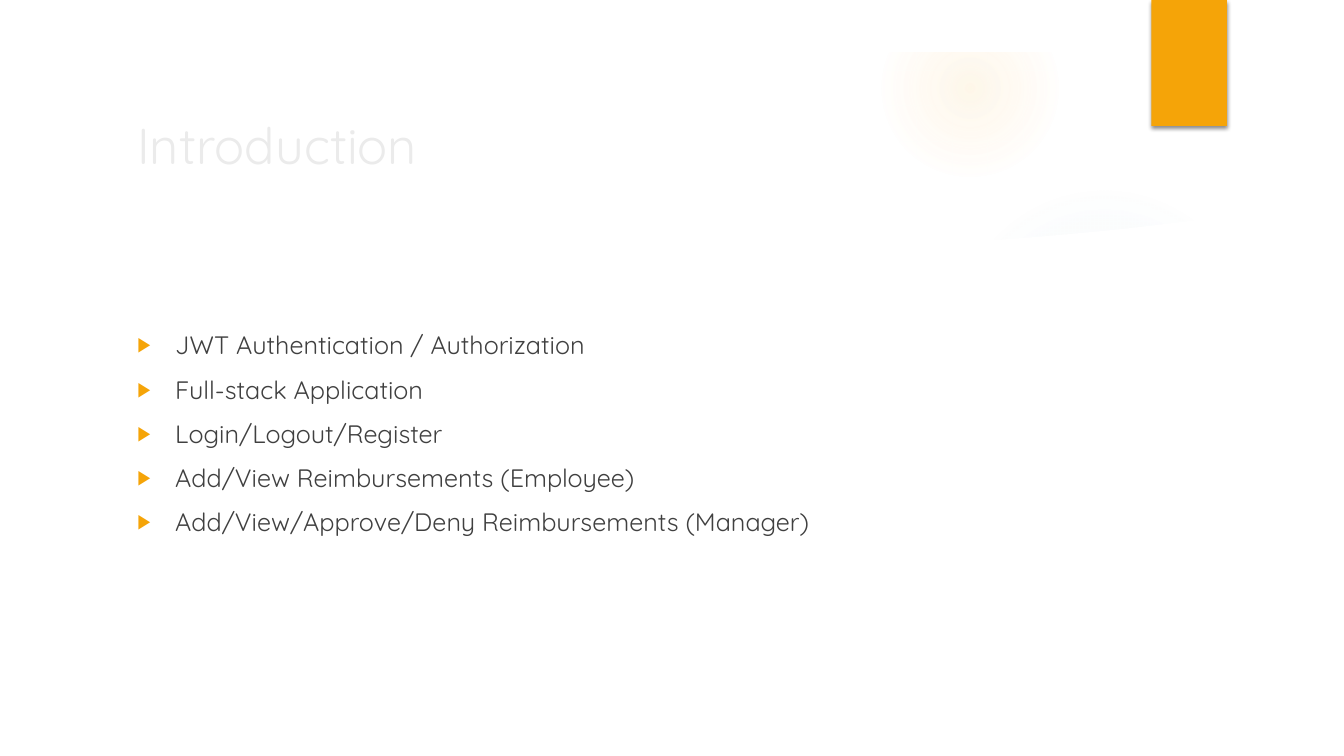
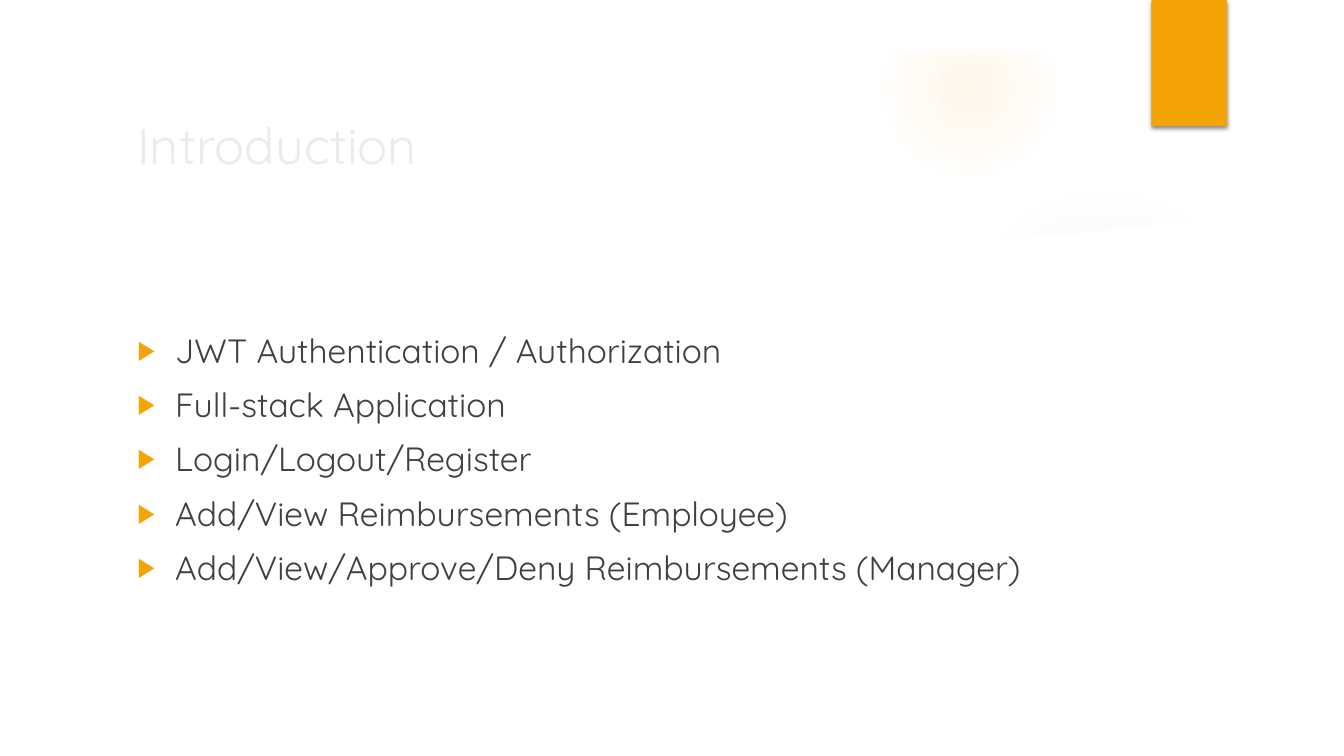
Before and after one commit to Slavik-Gleanco/Rev-Project_1, a slide deck: slide 2 of Revature Expense Reimbursement System.pptx. Drawn at 1344x756 pixels with LibreOffice and Linux fonts; fonts in the diff are those of the drawing; background and template pictures are left out. Boxes give left, top, right and bottom in pixels: in the first picture for what was removed or moved away, otherwise in the second. Text is boxed around its words. In the diff, an @@ line names an element or a change of style, - is before the commit and + after.

```diff
--- a/Revature Expense Reimbursement System.pptx
+++ b/Revature Expense Reimbursement System.pptx
@@ text "JWT Authentication / Authorization" at (175,338,1021,587): size 18 to 24 pt @@
```
Also in this commit, not shown: 1 other slide changed, 1 slide added, 1 slide removed, 2 other files.
